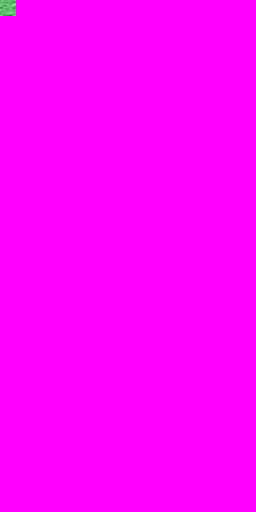
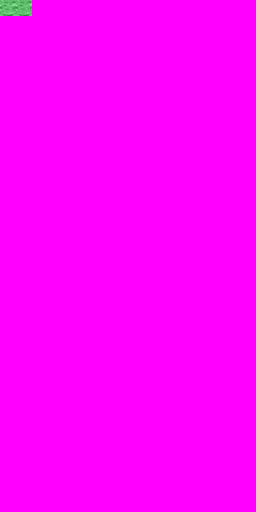
Layer changes from the first 256 x 512 image to the second:
added layer "Pattern Fill 2" above "Pattern Fill 1" over [left=16, top=0, right=32, bottom=16]
